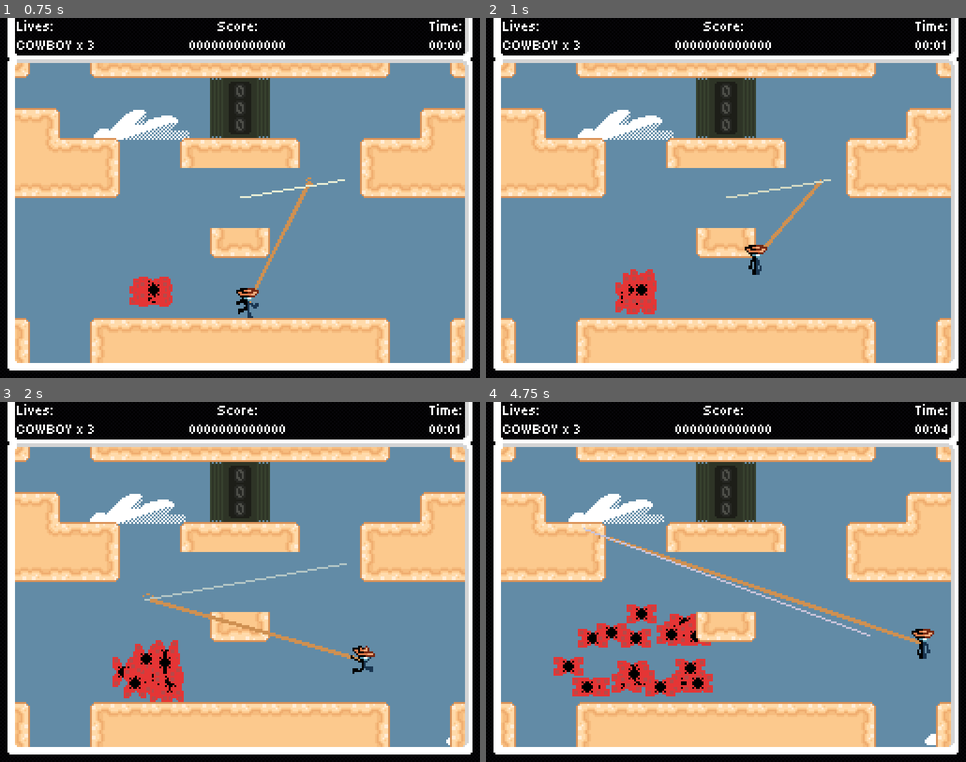
Above: before the commit, frames 1-4 (two rows, left to right).
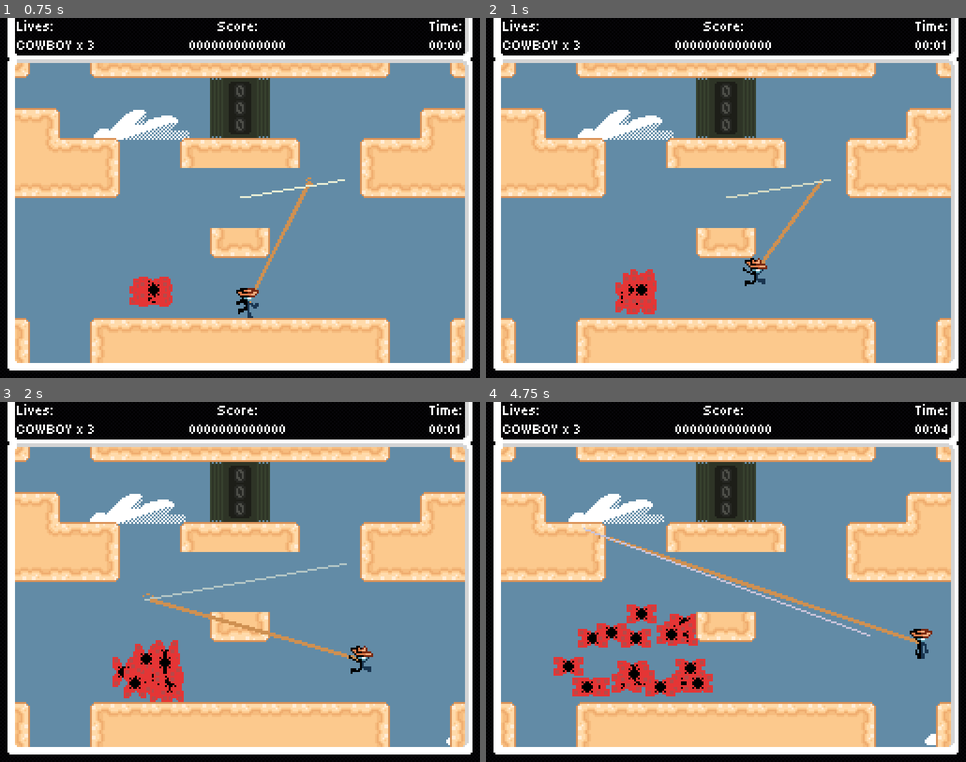
Above: after the commit, the same moments.

Repository: Jcodefox/GMTK-2025
Game: Godot game, scene res://scenes/topscenes/gameplay_topscene.tscn
Same seed, same stepped clock (60 frames per second), same inputs: the game is played once before the commit and once after it.
Inputs (mouse positions are in pixels of both pictures, inside the frame that each line leads up to):
- Up to frame 1 (0.75 s): move the mouse to (345, 180) at 0.52 s; hold D (move_right) from 0.53 s (still down)
- Up to frame 2 (1 s): keep holding D (move_right); tap Space (move_jump) at 0.77 s
- Up to frame 3 (2 s): keep holding D (move_right); move the mouse to (144, 600) at 1.27 s; tap Space (move_jump) at 1.52 s
- Up to frame 4 (4.75 s): move the mouse to (774, 502) at 2.02 s; release D (move_right) at 2.03 s; hold A (move_left) 2.03-2.78 s; move the mouse to (702, 654) at 2.77 s; hold D (move_right) 2.78-4.28 s; tap Space (move_jump) at 3.02, 3.77, 4.52 s; move the mouse to (870, 636) at 3.52 s; move the mouse to (582, 528) at 4.27 s; hold A (move_left) from 4.28 s (still down)

Frame 1 is identical in both runs. In frame 2, 0.6% of the frame differs, in the area x 53-70%, y 45-75%; in frame 3, 0.2%; in frame 4, 0.3%.

Commit message:
Fix collision on new alternative tiles

Diff:
--- a/assets/art/terrain/main_tile_set.tres
+++ b/assets/art/terrain/main_tile_set.tres
@@ -26,6 +26,7 @@
 1:0/0/terrains_peering_bit/bottom_side = 0
 1:0/1 = 1
 1:0/1/flip_v = true
+1:0/1/physics_layer_0/polygon_0/points = PackedVector2Array(-8, -8, 8, -8, 8, 8, -8, 8)
 2:0/0 = 0
 2:0/0/terrain_set = 0
 2:0/0/terrain = 0
@@ -54,6 +55,7 @@
 4:0/0/terrains_peering_bit/top_right_corner = 0
 4:0/1 = 1
 4:0/1/flip_v = true
+4:0/1/physics_layer_0/polygon_0/points = PackedVector2Array(-8, -8, 8, -8, 8, 8, -8, 8)
 5:0/next_alternative_id = 2
 5:0/0 = 0
 5:0/0/terrain_set = 0
@@ -64,6 +66,7 @@
 5:0/0/terrains_peering_bit/left_side = 0
 5:0/1 = 1
 5:0/1/flip_v = true
+5:0/1/physics_layer_0/polygon_0/points = PackedVector2Array(-8, -8, 8, -8, 8, 8, -8, 8)
 6:0/0 = 0
 6:0/0/terrain_set = 0
 6:0/0/terrain = 0
@@ -92,6 +95,7 @@
 8:0/0/terrains_peering_bit/top_side = 0
 8:0/1 = 1
 8:0/1/flip_v = true
+8:0/1/physics_layer_0/polygon_0/points = PackedVector2Array(-8, -8, 8, -8, 8, 8, -8, 8)
 9:0/0 = 0
 9:0/0/terrain_set = 0
 9:0/0/terrain = 0
@@ -122,6 +126,7 @@
 11:0/0/terrains_peering_bit/left_side = 0
 11:0/1 = 1
 11:0/1/flip_v = true
+11:0/1/physics_layer_0/polygon_0/points = PackedVector2Array(-8, -8, 8, -8, 8, 8, -8, 8)
 12:0/0 = 0
 12:0/0/physics_layer_0/polygon_0/points = PackedVector2Array(-8, -8, 8, -8, 8, 8, -8, 8)
 12:1/0 = 0
Not shown: 1 places in scenes/topscenes/gameplay_topscene.tscn that only renumber resources
